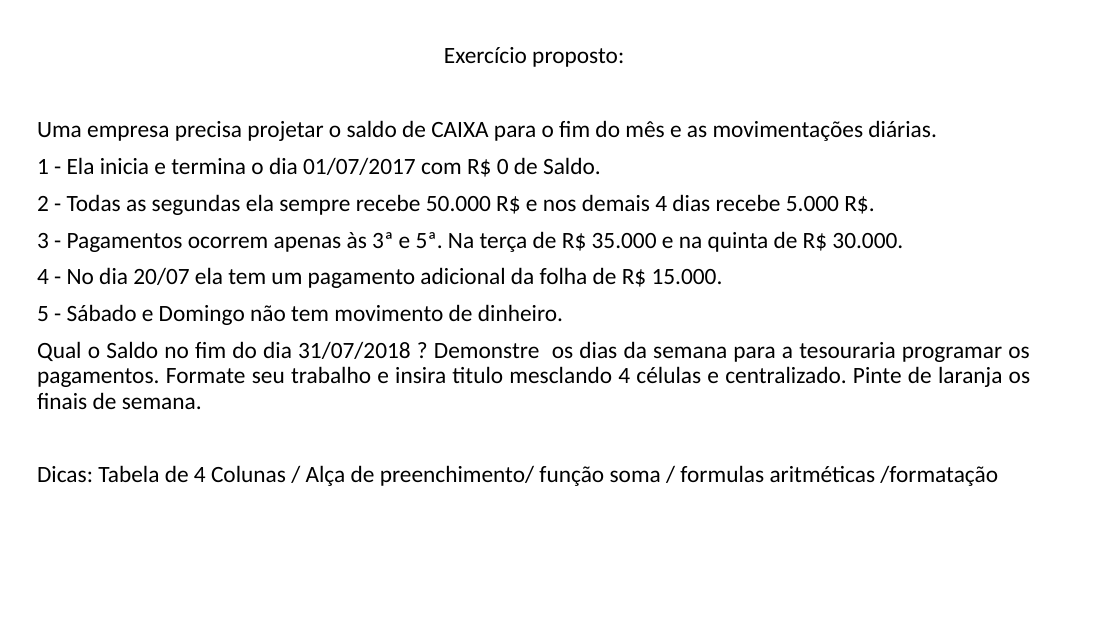
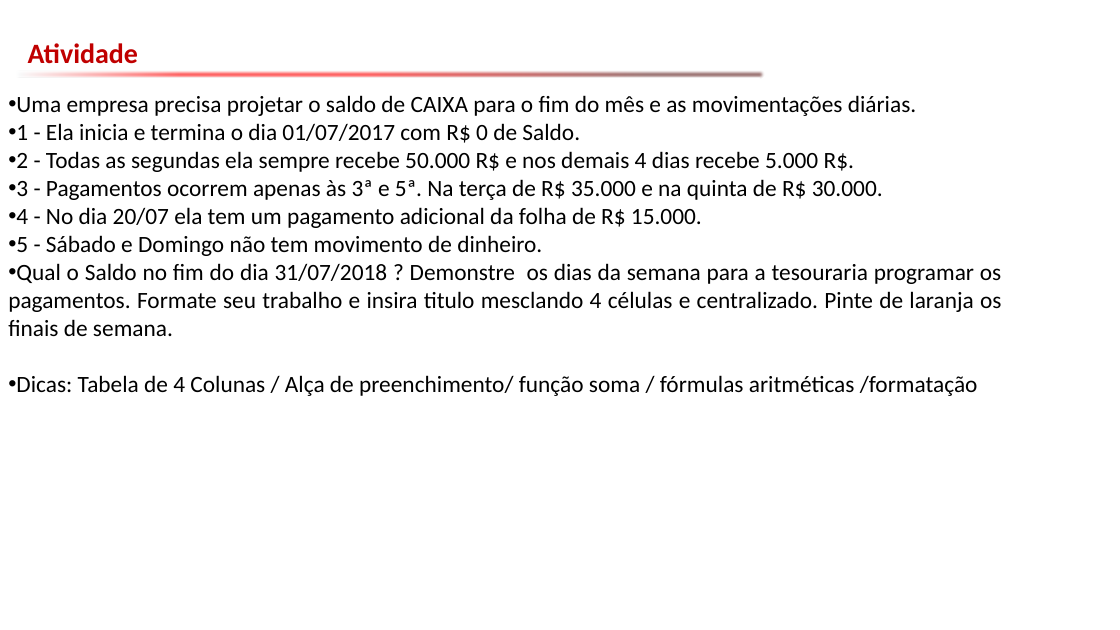
Before and after one commit to emerson-fenrir/Excel_Basico, a slide deck: slide 34 of Aula2.pptx (slide 27 before the commit). Drawn at 1120x630 pixels with LibreOffice and Linux fonts; fonts in the diff are those of the drawing; background and template pictures are left out. Boxes give left, top, right and bottom in pixels: in the first picture for what was removed or moved away, otherwise in the second. Text is boxed around its words. In the diff, an @@ line names an element or a change of style, - is before the commit and + after.

```diff
--- a/Aula2.pptx
+++ b/Aula2.pptx
@@ subtitle "Uma empresa precisa projetar o ..." moved from (x1=37, y1=47, x2=1030, y2=486) to (x1=8, y1=95, x2=1001, y2=396) @@
@@ text added at (x1=28, y1=43, x2=139, y2=64), 24 pt, text #C00000, bold @@
+Atividade
@@ subtitle at (x1=444, y1=47, x2=624, y2=67): paragraph removed @@
-Exercício proposto:
@@ right arrow added at (x1=16, y1=68, x2=765, y2=81), fill gradient #F6FBFC to #FF0000 to #632523 @@
@@ subtitle at (x1=8, y1=95, x2=1001, y2=336): bullet none to •; line spacing 0.9 to 1; less space between paragraphs @@
@@ subtitle at (x1=16, y1=375, x2=978, y2=396): text changed @@
-Dicas: Tabela de 4 Colunas / Alça de preenchimento/ função soma / formulas aritméticas /formatação
+• Dicas: Tabela de 4 Colunas / Alça de preenchimento/ função soma / fórmulas aritméticas /formatação
```
Also in this commit, not shown: 32 other slides changed, 11 slides added, 3 slides removed, 2 other files.
